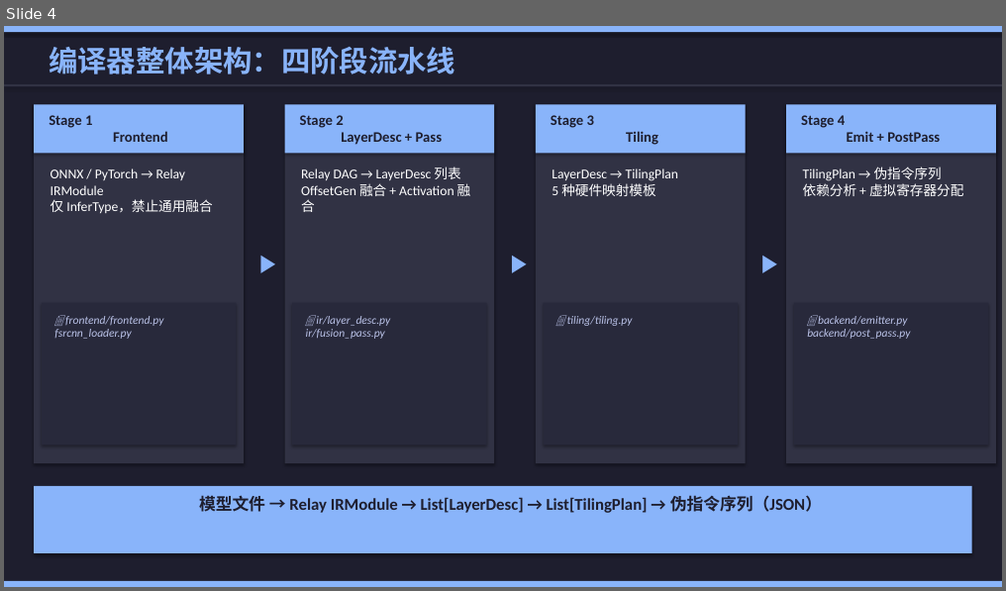
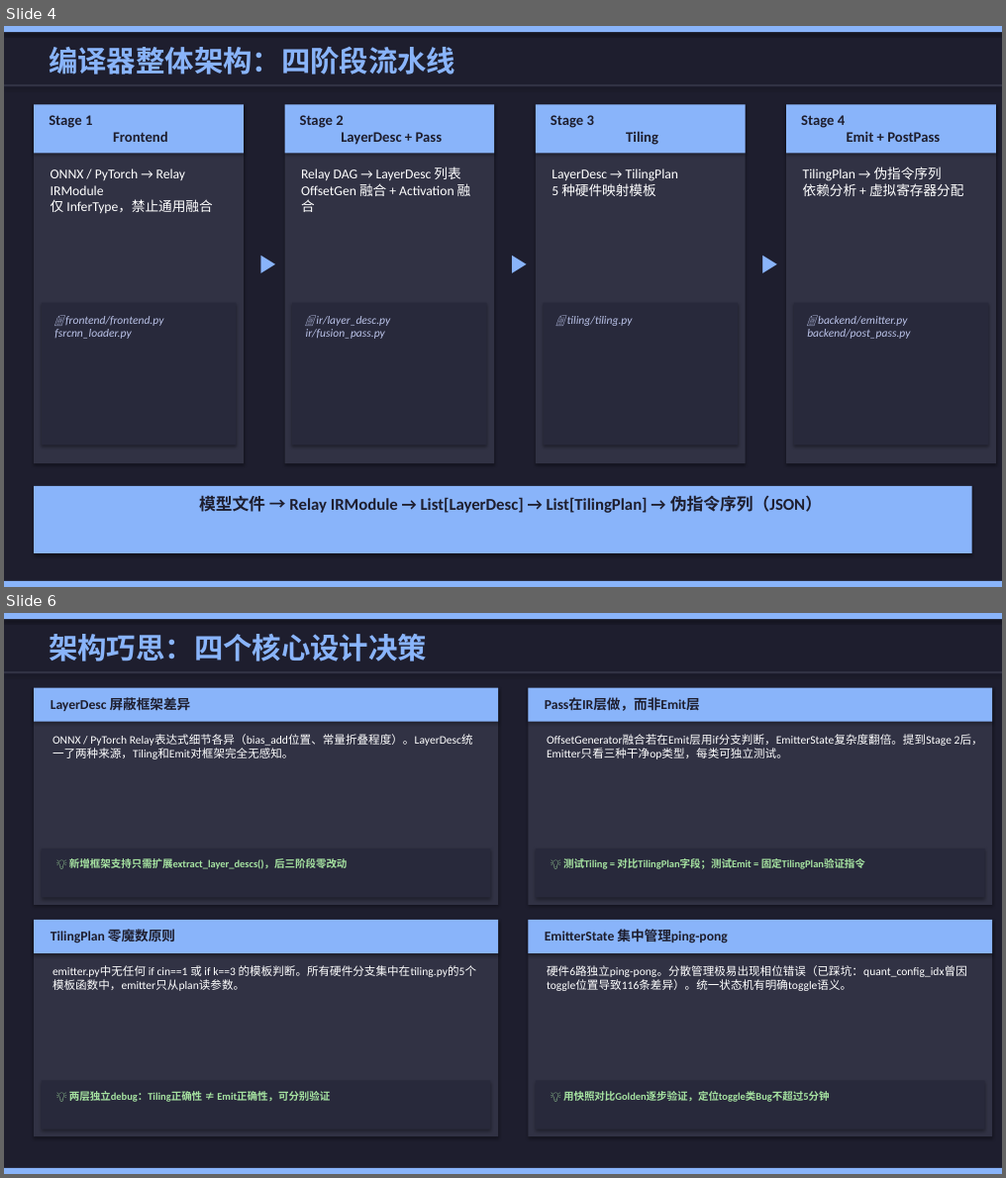
Before and after one commit to DingchenZhu/FSR-UNet-Compiler, a slide deck: docs/compiler_report.pptx. Shown one above the other, each under a label of ours: slide 4 before the commit, slides 4 and 6 after it; the slides between them are not shown. The pictures are 1006x591 and 1006x1178 pixels, drawn with LibreOffice and Linux fonts; fonts in the diff are those of the drawing. Boxes give left, top, right and bottom in pixels: in the first picture for what was removed or moved away, otherwise in the second. Text is boxed around its words. In the diff, an @@ line names an element or a change of style, - is before the commit and + after.

Commit message:
PPT

```diff
--- a/docs/compiler_report.pptx
+++ b/docs/compiler_report.pptx
@@ slide 6 added at [4,613,1002,1174], background #1E1E2E @@
@@ rectangle added at [4,613,1002,619], fill #89B4FA @@
@@ text added at [49,634,427,662], 28 pt, text #89B4FA, bold @@
+架构巧思：四个核心设计决策
@@ rectangle added at [4,671,1002,673], fill #313244 @@
@@ rectangle added at [34,688,498,905], fill #313244 @@
@@ rectangle added at [34,688,498,722], fill #89B4FA @@
@@ text added at [51,696,191,714], 13 pt, text #1E1E2E, bold @@
+LayerDesc 屏蔽框架差异
@@ rectangle added at [528,688,992,905], fill #313244 @@
@@ rectangle added at [528,688,992,722], fill #89B4FA @@
@@ text added at [545,698,700,711], 13 pt, text #1E1E2E, bold @@
+Pass在IR层做，而非Emit层
@@ text added at [53,734,473,760], 11 pt, text #FFFFFF @@
+ONNX / PyTorch Relay表达式细节各异（bias_add位置、常量折叠程度）。LayerDesc统一了两种来源，Tiling和Emit对框架完全无感知。
@@ text added at [547,734,983,760], 11 pt, text #FFFFFF @@
+OffsetGenerator融合若在Emit层用if分支判断，EmitterState复杂度翻倍。提到Stage 2后，Emitter只看三种干净op类型，每类可独立测试。
@@ rectangle added at [42,849,491,897], fill #28293B @@
@@ rectangle added at [536,849,985,897], fill #28293B @@
@@ text added at [69,859,348,869], 10 pt, text #A6E3A1, bold @@
+💡 新增框架支持只需扩展extract_layer_descs()，后三阶段零改动
@@ text added at [563,857,865,870], 10 pt, text #A6E3A1, bold @@
+💡 测试Tiling = 对比TilingPlan字段；测试Emit = 固定TilingPlan验证指令
@@ rectangle added at [34,920,498,1137], fill #313244 @@
@@ rectangle added at [34,920,498,954], fill #89B4FA @@
@@ text added at [51,928,175,946], 13 pt, text #1E1E2E, bold @@
+TilingPlan 零魔数原则
@@ rectangle added at [528,920,992,1137], fill #313244 @@
@@ rectangle added at [528,920,992,954], fill #89B4FA @@
@@ text added at [545,929,727,944], 13 pt, text #1E1E2E, bold @@
+EmitterState 集中管理ping-pong
@@ text added at [53,965,476,991], 11 pt, text #FFFFFF @@
+emitter.py中无任何 if cin==1 或 if k==3 的模板判断。所有硬件分支集中在tiling.py的5个模板函数中，emitter只从plan读参数。
@@ text added at [547,965,967,991], 11 pt, text #FFFFFF @@
+硬件6路独立ping-pong。分散管理极易出现相位错误（已踩坑：quant_config_idx曾因toggle位置导致116条差异）。统一状态机有明确toggle语义。
@@ rectangle added at [42,1081,491,1130], fill #28293B @@
@@ rectangle added at [536,1081,985,1130], fill #28293B @@
@@ text added at [69,1091,330,1102], 10 pt, text #A6E3A1, bold @@
+💡 两层独立debug：Tiling正确性 ≠ Emit正确性，可分别验证
@@ text added at [563,1091,829,1102], 10 pt, text #A6E3A1, bold @@
+💡 用快照对比Golden逐步验证，定位toggle类Bug不超过5分钟
@@ rectangle added at [4,1168,1002,1174], fill #89B4FA @@
```
Also in this commit, not shown: 7 other slides added, 1 other file.
